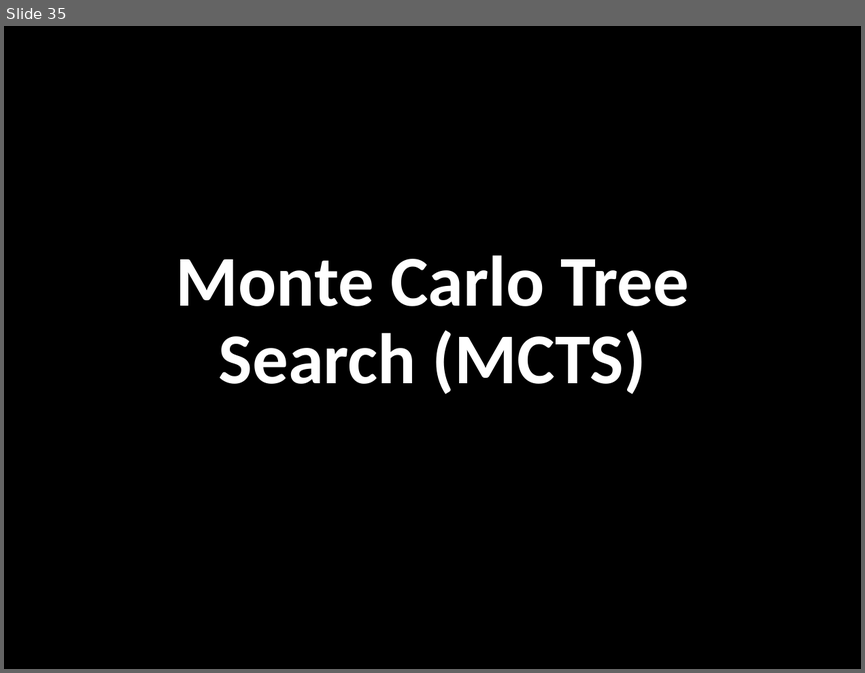
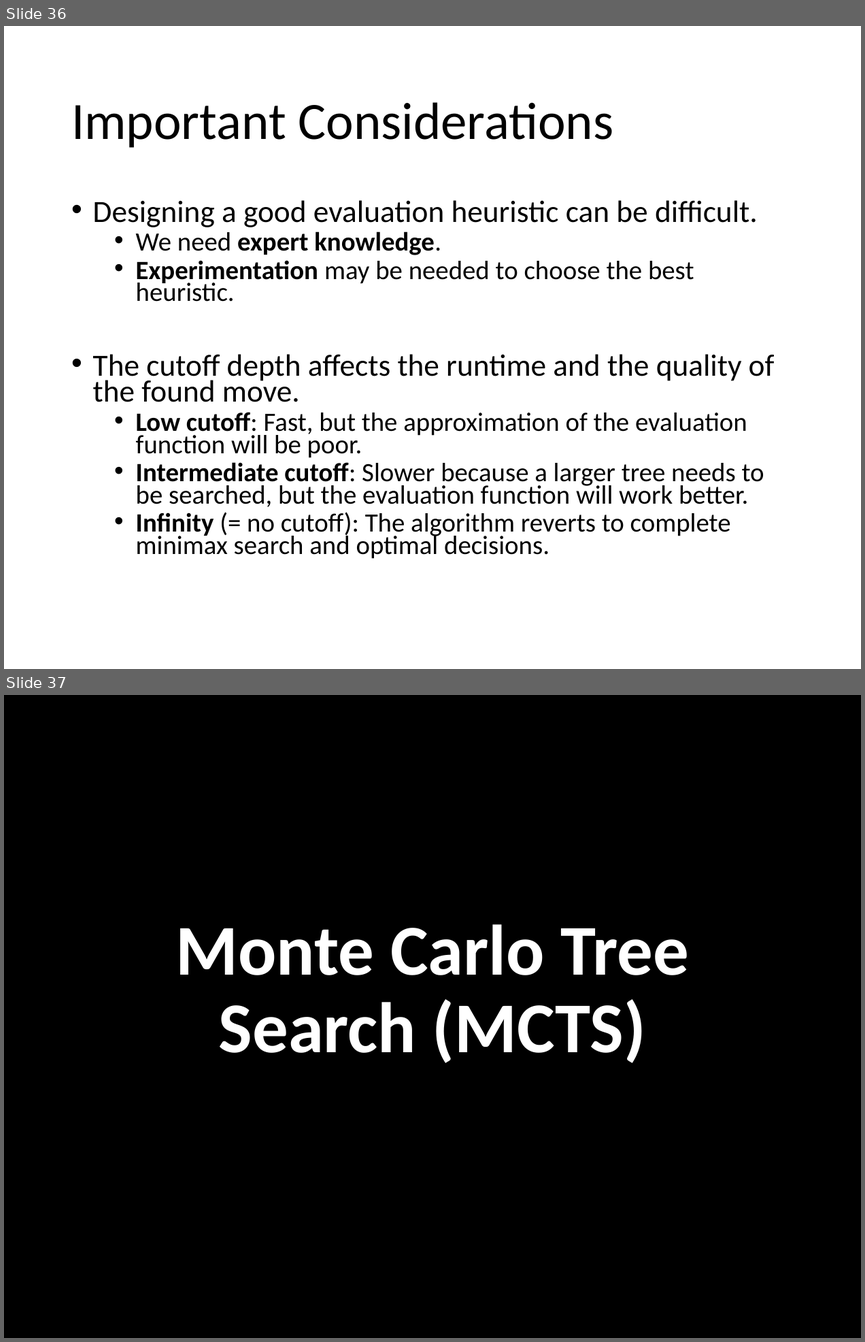
Before and after one commit to mhahsler/CS7320-AI, a slide deck: slides/05_games.pptx. Shown one above the other, each under a label of ours: slide 35 before the commit, slides 36 and 37 after it. The pictures are 865x673 and 865x1342 pixels, drawn with LibreOffice and Linux fonts; fonts in the diff are those of the drawing; background and template pictures are left out. Boxes give left, top, right and bottom in pixels: in the first picture for what was removed or moved away, otherwise in the second. Text is boxed around its words. In the diff, an @@ line names an element or a change of style, - is before the commit and + after.

```diff
--- a/slides/05_games.pptx
+++ b/slides/05_games.pptx
@@ slide 36 added at box(4, 26, 861, 669), background #FFFFFF @@
@@ title added at box(71, 102, 613, 148), 44 pt, text #000000 @@
+Important Considerations
@@ text added at box(93, 200, 774, 558), 22.2 pt, text #000000 @@
+• Designing a good evaluation heuristic can be difficult.
+  • We need expert knowledge.
+  • Experimentation may be needed to choose the best heuristic.
+• The cutoff depth affects the runtime and the quality of the found move.
+  • Low cutoff: Fast, but the approximation of the evaluation function will be poor.
+  • Intermediate cutoff: Slower because a larger tree needs to be searched, but the evaluation function will work better.
+  • Infinity (= no cutoff): The algorithm reverts to complete minimax search and optimal decisions.
@@ what was slide 35 is now slide 37 @@
```
Also in this commit, not shown: 2 slides changed, 2 other slides added, 6 other files.
